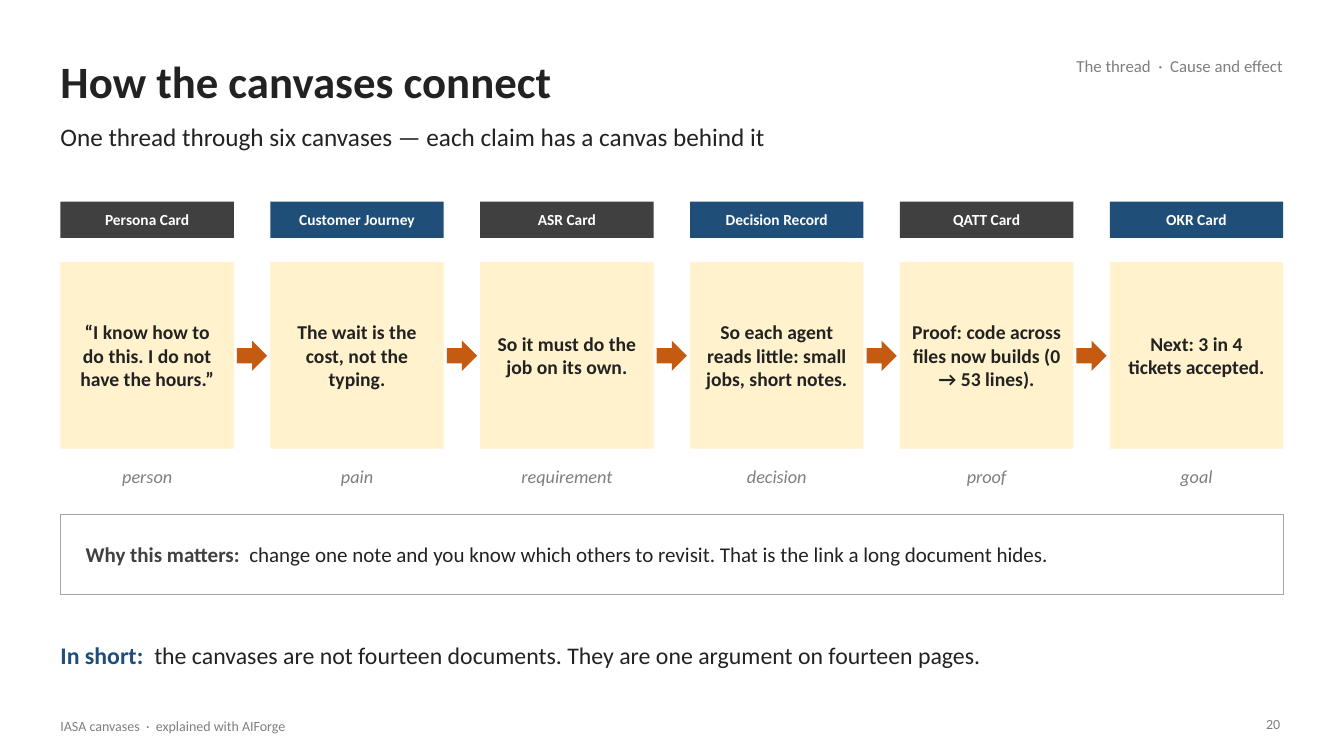
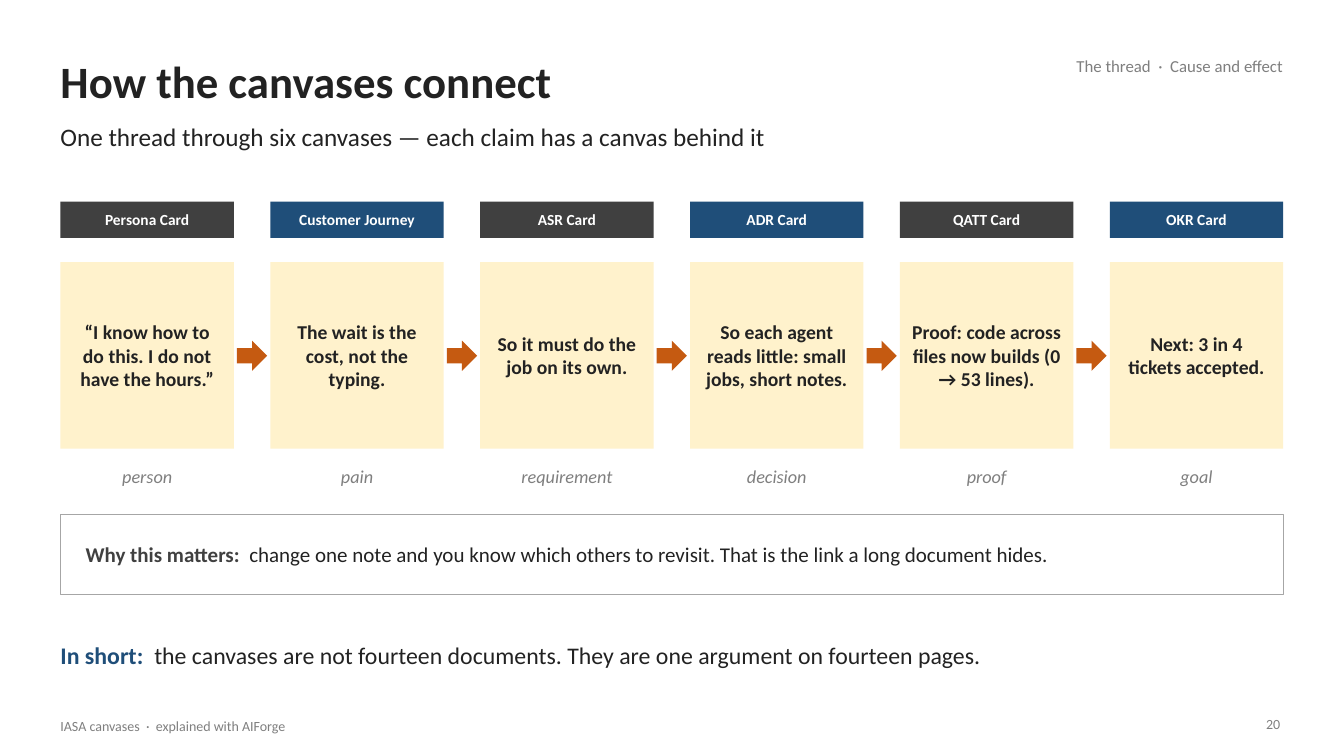
Before and after one commit to Manikanta-Reddy-Pasala/tools, a slide deck: slide 20 of course/iasa-aiforge/IASA-Canvases-with-AIForge.pptx. Drawn at 1344x756 pixels with LibreOffice and Linux fonts; fonts in the diff are those of the drawing. Boxes give left, top, right and bottom in pixels: in the first picture for what was removed or moved away, otherwise in the second. Text is boxed around its words. In the diff, an @@ line names an element or a change of style, - is before the commit and + after.

```diff
--- a/course/iasa-aiforge/IASA-Canvases-with-AIForge.pptx
+++ b/course/iasa-aiforge/IASA-Canvases-with-AIForge.pptx
@@ text at bbox=[746, 214, 807, 225]: text changed @@
-Decision Record
+ADR Card
```
Also in this commit, not shown: 5 other slides changed, 2 other files.
